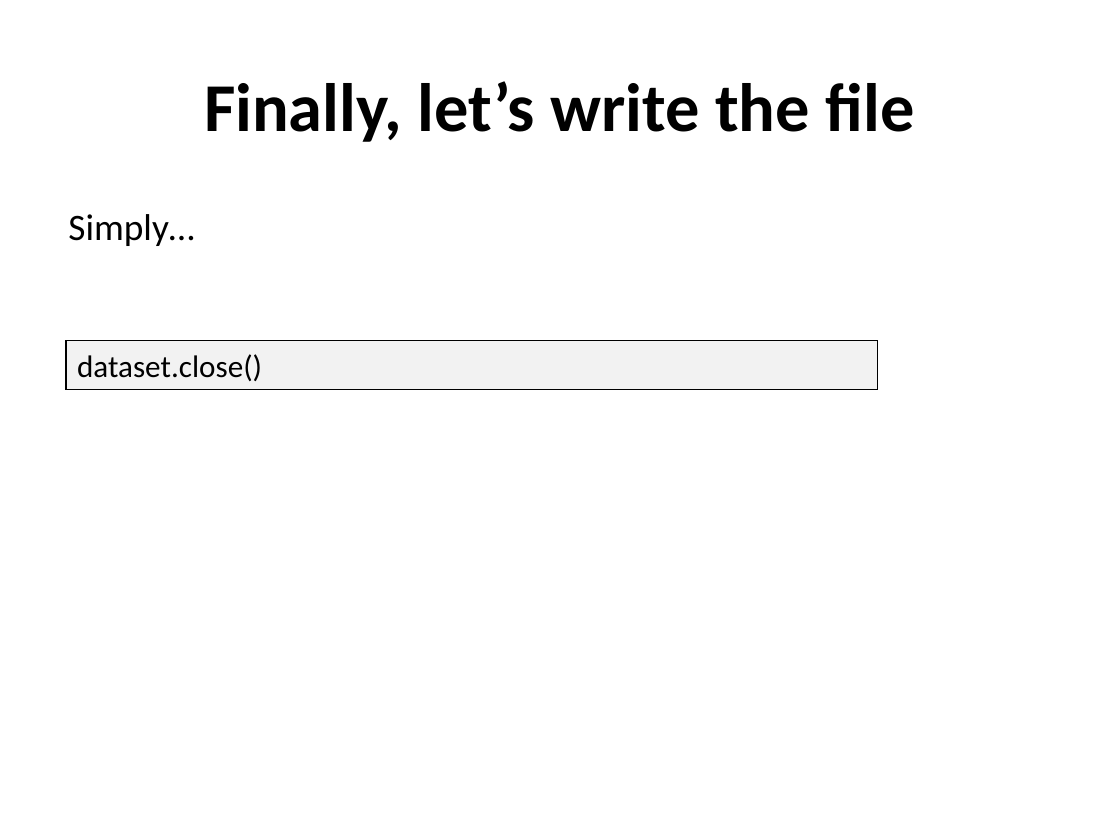
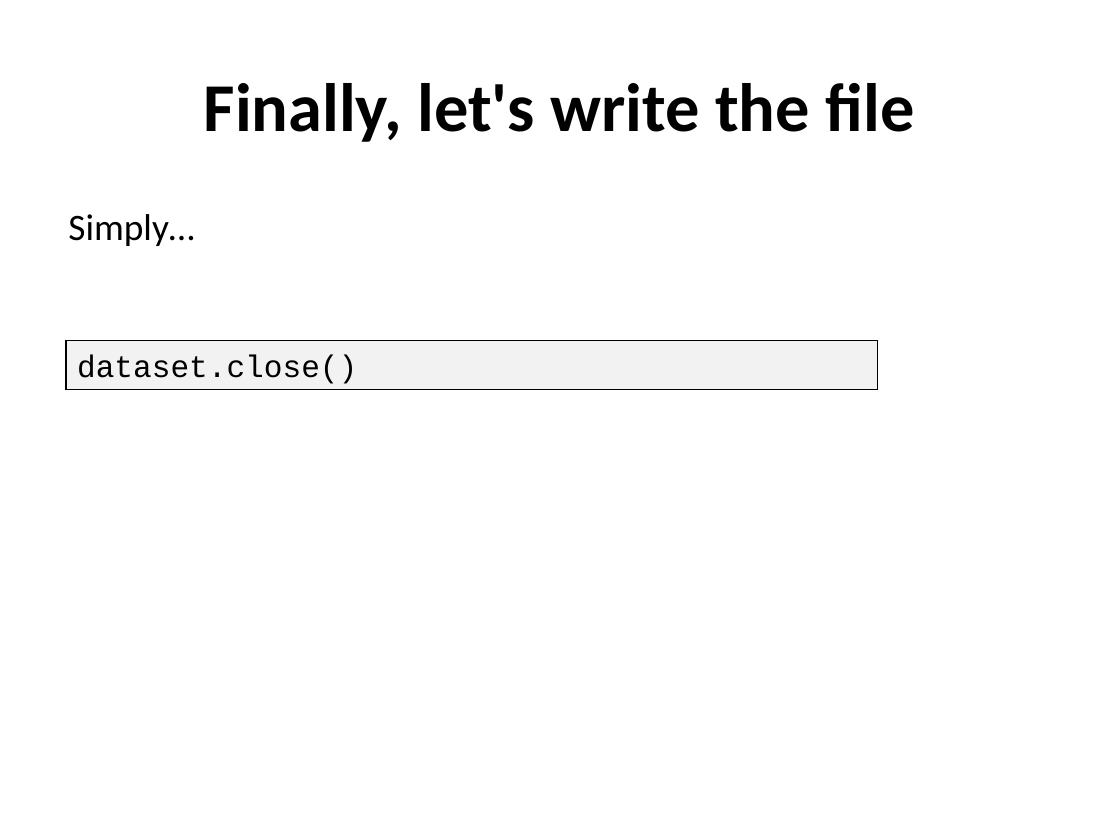
Before and after one commit to ncasuk/ncas-isc, a slide deck: slide 18 of python/presentations/read_write_data/11_create_netcdf_python.ppt. Drawn at 1120x840 pixels with LibreOffice and Linux fonts; fonts in the diff are those of the drawing; background and template pictures are left out. Boxes give left, top, right and bottom in pixels: in the first picture for what was removed or moved away, otherwise in the second. Text is boxed around its words. In the diff, an @@ line names an element or a change of style, - is before the commit and + after.

Commit message:
Finished read_write_data11

```diff
--- a/python/presentations/read_write_data/11_create_netcdf_python.ppt
+++ b/python/presentations/read_write_data/11_create_netcdf_python.ppt
@@ text at <box>204,83,915,142</box>: text changed @@
-Finally, let’s write the file
+Finally, let's write the file
@@ rectangle "dataset.close()" at <box>66,340,877,390</box>: font Calibri to Courier New @@
```
Also in this commit, not shown: 16 other slides changed.
